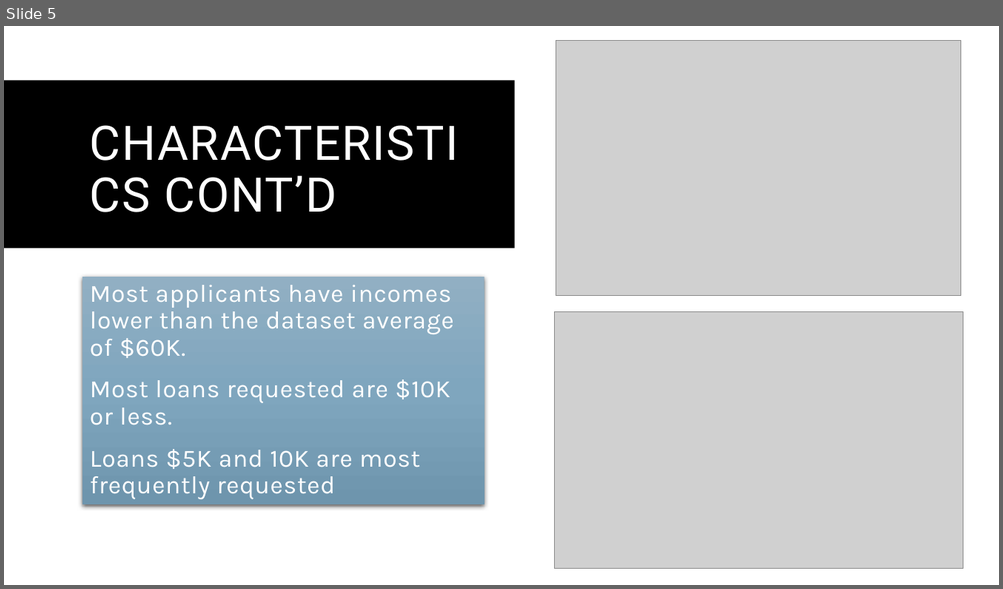
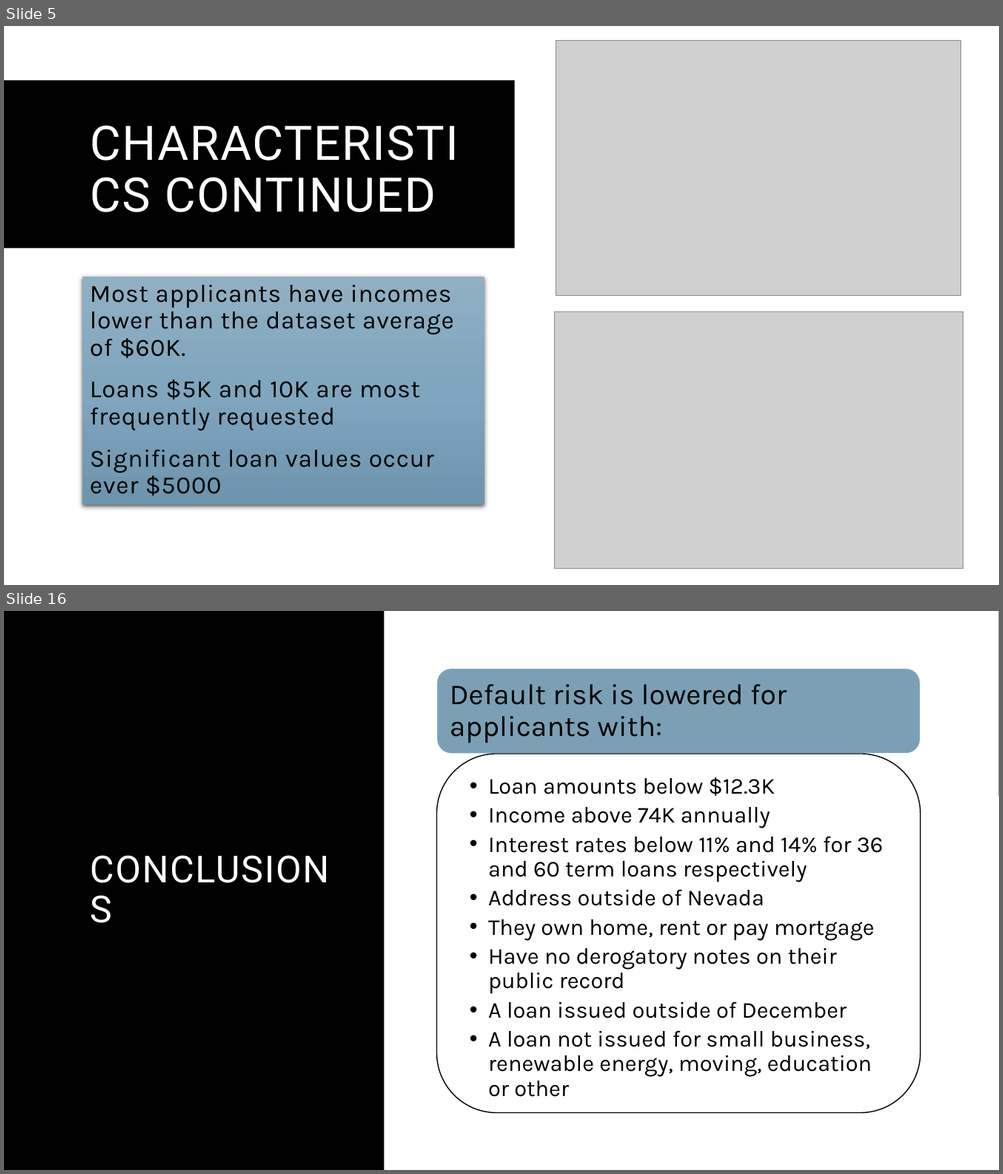
Before and after one commit to mickyals/lending_club_EDA, a slide deck: Lending Club Case Study.pptx. Shown one above the other, each under a label of ours: slide 5 before the commit, slides 5 and 16 after it; the slides between them are not shown. The pictures are 1003x589 and 1003x1174 pixels, drawn with LibreOffice and Linux fonts; fonts in the diff are those of the drawing; grey boxes stand for pictures. Boxes give left, top, right and bottom in pixels: in the first picture for what was removed or moved away, otherwise in the second. Text is boxed around its words. In the diff, an @@ line names an element or a change of style, - is before the commit and + after.

```diff
--- a/Lending Club Case Study.pptx
+++ b/Lending Club Case Study.pptx
@@ slide 16 added at [4, 611, 999, 1170], background #FFFFFF @@
@@ rectangle added at [4, 611, 999, 796], fill #000000 @@
@@ rectangle added at [4, 611, 999, 1170], fill #FFFFFF @@
@@ rectangle added at [4, 611, 384, 1170], fill #000000 @@
@@ title added at [82, 664, 344, 1118], 36 pt, text #FFFFFF @@
+CONCLUSIONS
@@ group added at [437, 669, 920, 1113]: 2 rounded rectangles, 2 texts @@
+Default risk is lowered for applicants with:
+  • Loan amounts below $12.3K
+  • Income above 74K annually
+  • Interest rates below 11% and 14% for 36 and 60 term loans respectively
+  • Address outside of Nevada
+  • They own home, rent or pay mortgage
+  • Have no derogatory notes on their public record
+  • A loan issued outside of December
+  • A loan not issued for small business, renewable energy, moving, education or other
@@ slide 5 changed as well @@
@@ title at [165, 177, 435, 212]: text changed @@
-CHARACTERISTICS CONT’D
+CHARACTERISTICS CONTINUED
@@ text at [90, 285, 454, 431]: text colour #FFFFFF to #000000 in "Most applicants have incomes lower than the ...", "Loans $5K and 10K are most frequently ..." @@
@@ text at [90, 380, 450, 426]: paragraph removed @@
-Most loans requested are $10K or less.
@@ text at [90, 450, 434, 496]: paragraph added @@
+Significant loan values occur ever $5000
```
Also in this commit, not shown: 3 other slides changed, 9 other slides added, 1 other file.
